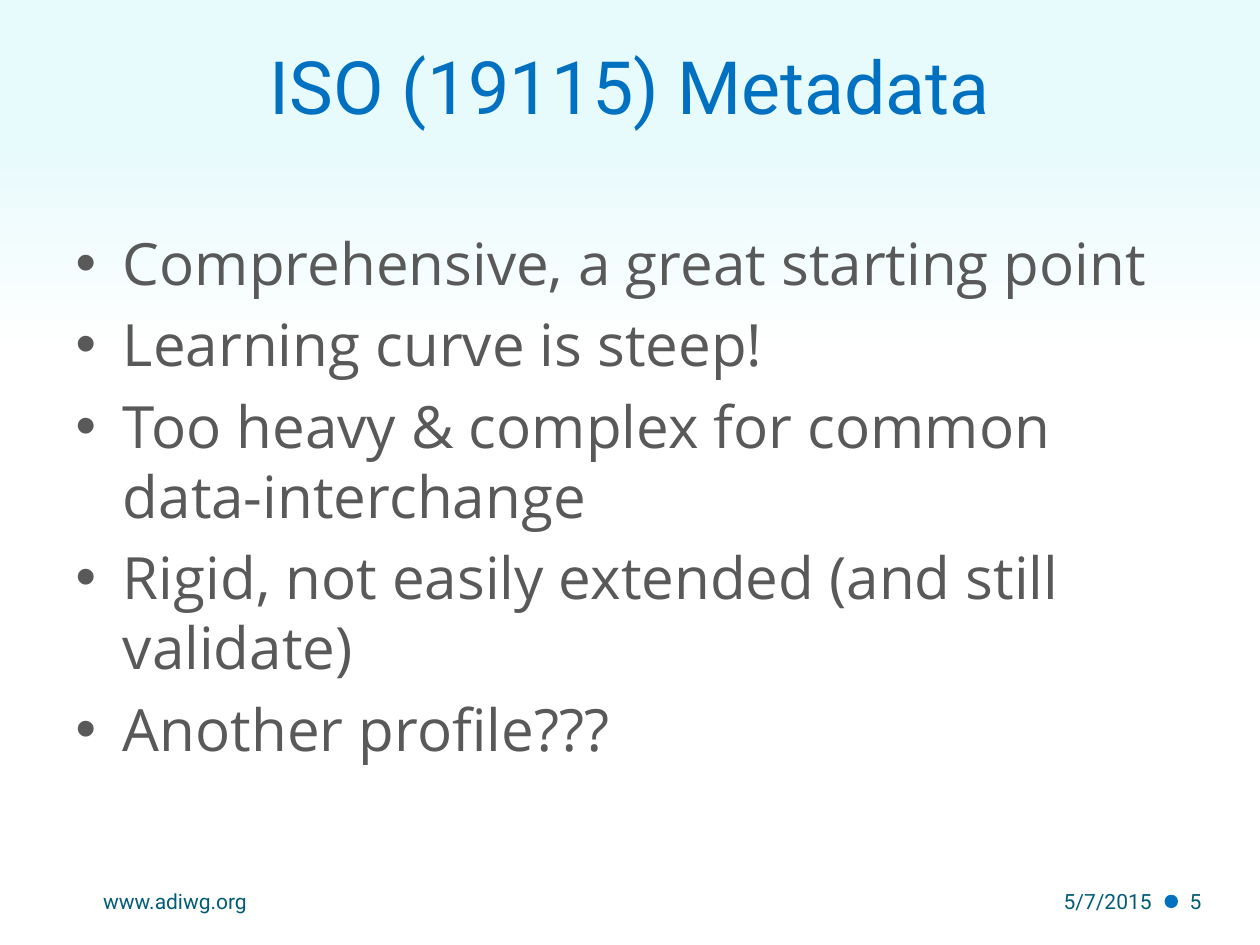
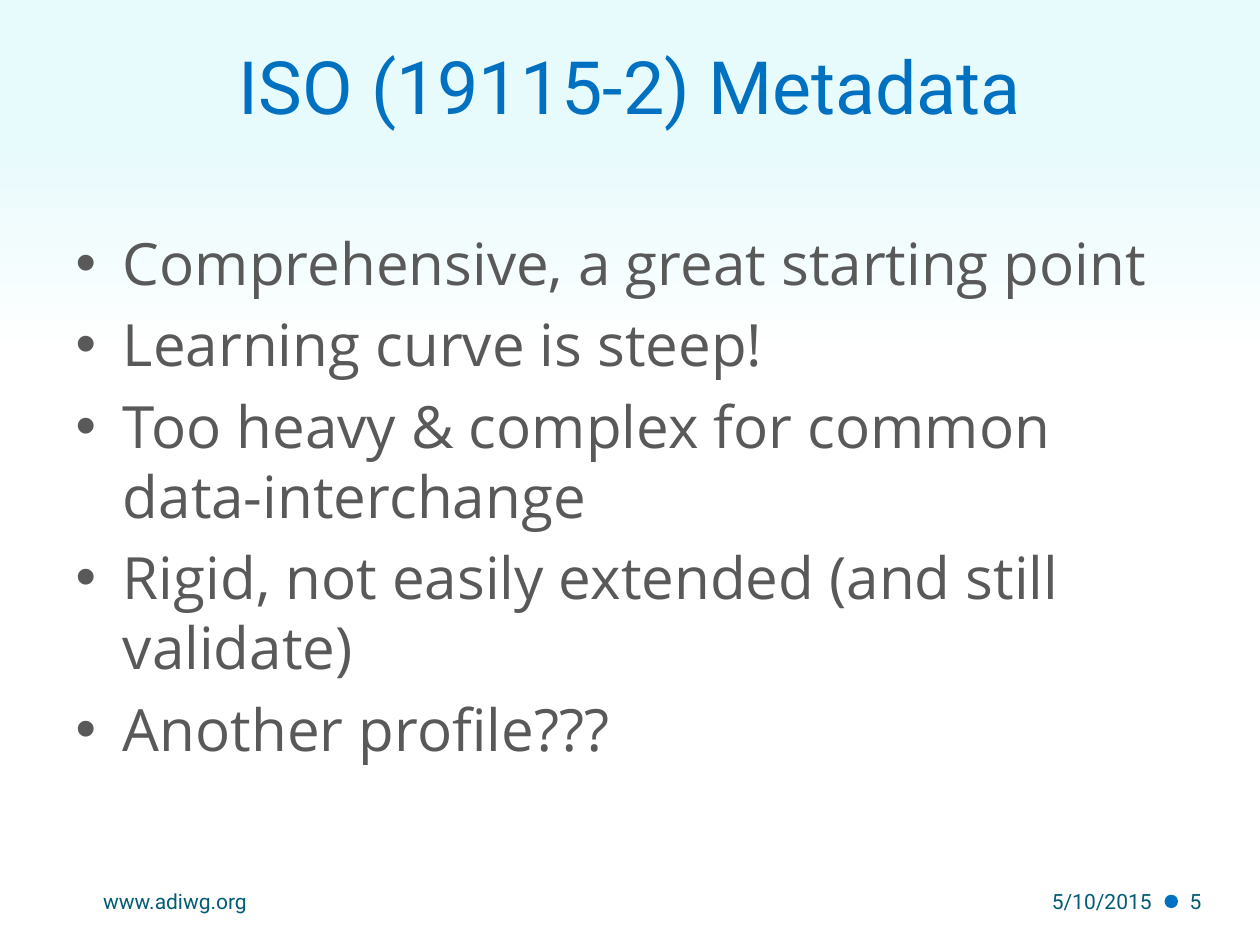
Before and after one commit to adiwg/mdWorkshop, a slide deck: slide 5 of S1.2_Toolkit_Development.pptx. Drawn at 1260x945 pixels with LibreOffice and Linux fonts; fonts in the diff are those of the drawing; background and template pictures are left out. Boxes give left, top, right and bottom in pixels: in the first picture for what was removed or moved away, otherwise in the second. Text is boxed around its words. In the diff, an @@ line names an element or a change of style, - is before the commit and + after.

```diff
--- a/S1.2_Toolkit_Development.pptx
+++ b/S1.2_Toolkit_Development.pptx
@@ title at box(239, 55, 1020, 131): text changed @@
-ISO (19115) Metadata
+ISO (19115-2) Metadata
@@ text at box(1052, 894, 1152, 911): text changed @@
-5/7/2015
+5/10/2015
```
Also in this commit, not shown: 13 other slides changed, 4 other files.
